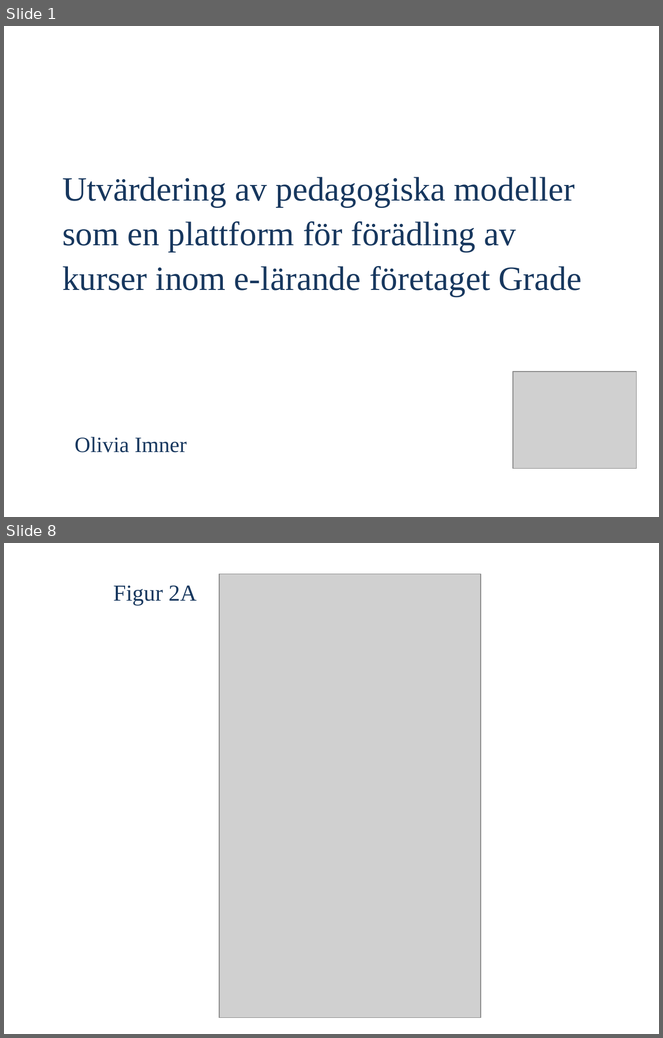
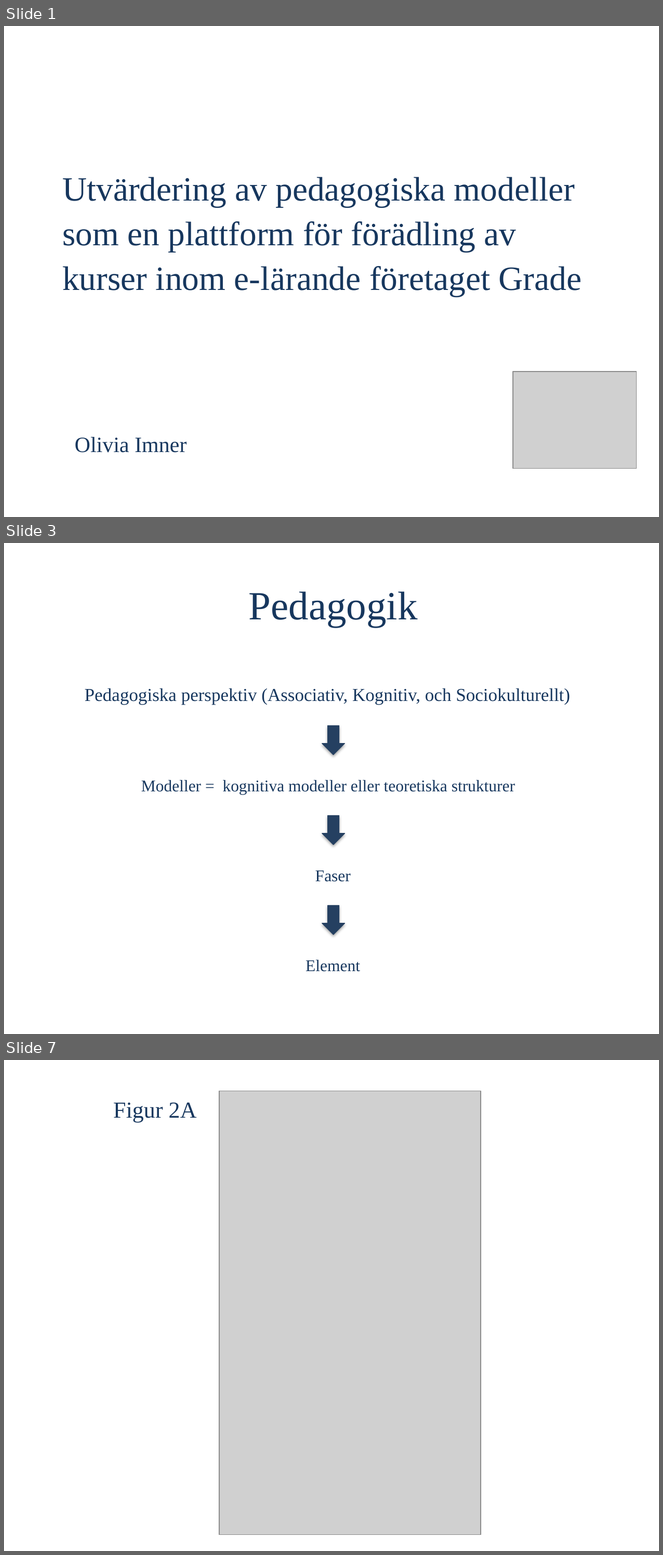
Before and after one commit to OliviaImner/thesis_document, a slide deck: Thesis/Presentation.pptx. Shown one above the other, each under a label of ours: slides 1 and 8 before the commit, slides 1, 3 and 7 after it; the slides between them are not shown. The pictures are 663x1038 and 663x1555 pixels, drawn with LibreOffice and Linux fonts; fonts in the diff are those of the drawing; grey boxes stand for pictures. Boxes give left, top, right and bottom in pixels: in the first picture for what was removed or moved away, otherwise in the second. Text is boxed around its words. In the diff, an @@ line names an element or a change of style, - is before the commit and + after.

```diff
--- a/Thesis/Presentation.pptx
+++ b/Thesis/Presentation.pptx
@@ slide 3 added at (x1=4, y1=543, x2=659, y2=1034), background #FFFFFF @@
@@ title added at (x1=249, y1=591, x2=418, y2=627), 44 pt, text #17375E @@
+Pedagogik
@@ group added at (x1=85, y1=688, x2=570, y2=972): 4 texts, 3 down arrows @@
+Pedagogiska perspektiv (Associativ, Kognitiv, och Sociokulturellt)
+Modeller = kognitiva modeller eller teoretiska strukturer
+Faser
+Element
@@ what was slide 8 is now slide 7 @@
```
Also in this commit, not shown: 8 slides changed, 1 other slide added, 3 slides removed, 1 other file.
